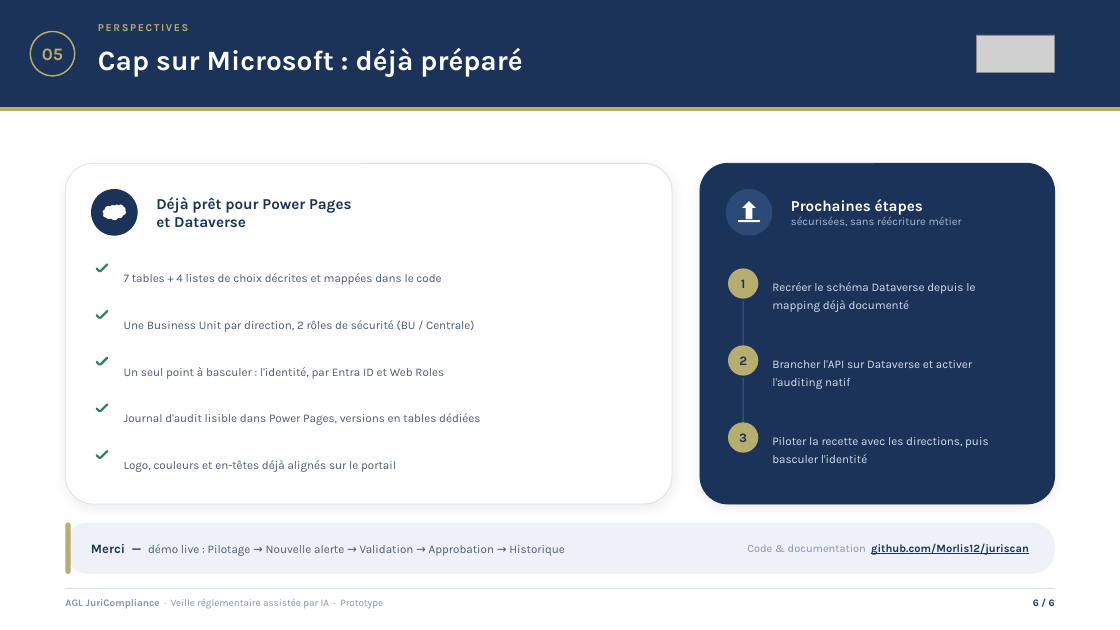
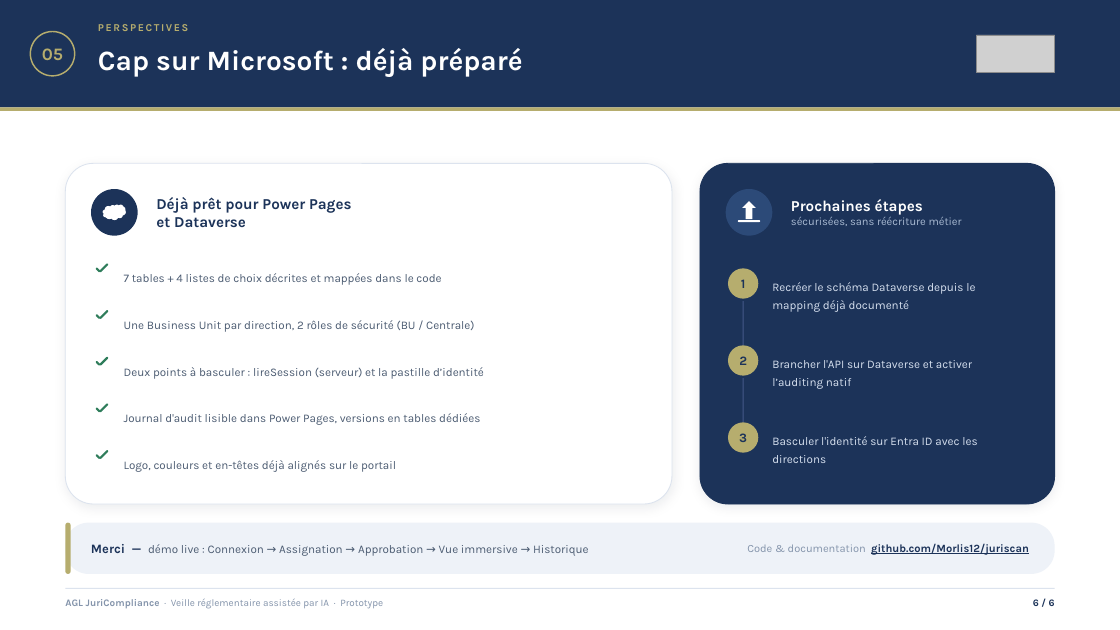
Before and after one commit to Morlis12/juriscan, a slide deck: slide 6 of AGL-JuriCompliance-Presentation.pptx. Drawn at 1120x630 pixels with LibreOffice and Linux fonts; fonts in the diff are those of the drawing; grey boxes stand for pictures. Boxes give left, top, right and bottom in pixels: in the first picture for what was removed or moved away, otherwise in the second. Text is boxed around its words. In the diff, an @@ line names an element or a change of style, - is before the commit and + after.

```diff
--- a/AGL-JuriCompliance-Presentation.pptx
+++ b/AGL-JuriCompliance-Presentation.pptx
@@ text at (x1=124, y1=367, x2=484, y2=379): text changed @@
-Un seul point à basculer : l'identité, par Entra ID et Web Roles
+Deux points à basculer : lireSession (serveur) et la pastille d’identité
@@ text at (x1=772, y1=360, x2=972, y2=389): text changed @@
-Brancher l'API sur Dataverse et activer l'auditing natif
+Brancher l'API sur Dataverse et activer l’auditing natif
@@ text at (x1=772, y1=436, x2=977, y2=463): text changed @@
-Piloter la recette avec les directions, puis basculer l'identité
+Basculer l'identité sur Entra ID avec les directions
@@ text at (x1=91, y1=544, x2=589, y2=556): text changed @@
-Merci — démo live : Pilotage → Nouvelle alerte → Validation → Approbation → Historique
+Merci — démo live : Connexion → Assignation → Approbation → Vue immersive → Historique
```
Also in this commit, not shown: 5 other slides changed, 10 other files.
